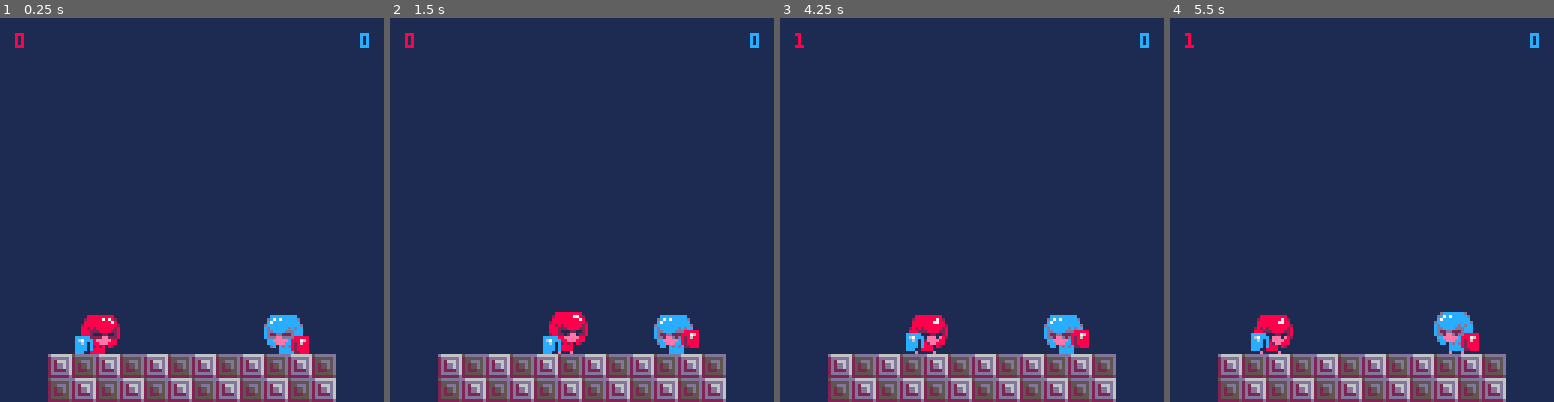
Above: before the commit, frames 1-4 (left to right).
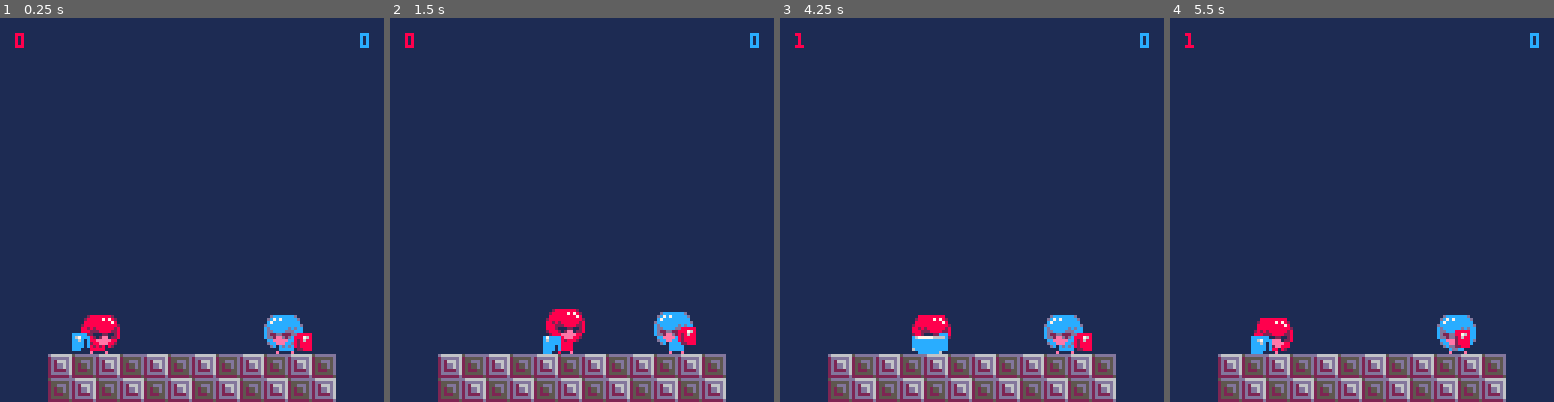
Above: after the commit, the same moments.

Repository: davidjtferguson/dancejab
Game: PICO-8 cartridge jab.p8
The game is run twice, just before and just after one commit, with the same random seed, the same clock (stepped at 60 frames per second) and the same inputs.
Inputs:
- Up to frame 1 (0.25 s): no input
- Up to frame 2 (1.5 s): tap X (X key) at 0.33, 1.07 s; tap O (Z key) at 0.7 s
- Up to frame 3 (4.25 s): hold Right 1.6-2.1 s; tap O (Z key) every 0.4 s from 1.7 to 4.1 s; tap X (X key) at 1.85, 2.97, 4.08 s; hold Right 2.47-3.03 s; hold Left 3.08-3.58 s; hold Right from 4.02 s (still down)
- Up to frame 4 (5.5 s): tap O (Z key) at 4.5, 4.9, 5.3 s; release Right at 4.68 s; hold Left from 5.08 s (still down); tap X (X key) at 5.2 s

The runs differ from the first frame. In frame 1, 0.5% of the frame differs, in the area x 18-82%, y 77-88%; in frame 2, 1.1%; in frame 3, 1.0%; in frame 4, 1.1%, in the area x 21-81%, y 76-88%.

Commit message:
updated idle and jab anims, WIP song work

Diff:
--- a/jab.p8
+++ b/jab.p8
@@ -62,7 +62,7 @@
   xvel=0,
   y=96,
   yvel=0,
-  anim=createanim({64,66,68,70}, 6),
+  anim=createanim({224,226,228,230,232,234,236,238},5),
   flipped=flipped,
   state="none",
   statetimer=0,
@@ -86,7 +86,7 @@
 
 --todo: remove _init call
 -- & put music(0) in init
-music(0)
+--music(0)
 
 function _init()
  --duped in draw,
@@ -185,7 +185,7 @@
  if btnp(🅾️,av.no) then
   sfx(9+flr(rnd(2)))
   av.state="jab"
-  av.anim=createanim({72,74,76},{3,1,3},false)
+  av.anim=createanim({72,74,76},{3,6,1},false)
   av.statetimer=av.jabframes
   createhitbox(av.jabwidth,av.jabheight,av)
  end
@@ -256,7 +256,7 @@
   end
  elseif av.state=="jab" then
   if av.statetimer==0 then
-   av.anim=createanim(100)
+   av.anim=createanim({78,44,100},{3,3,5},false)
    av.state="jablag"
    av.statetimer=av.jablagframes
   end
@@ -288,7 +288,7 @@
 
  if av.statetimer==0 then
   if av.state!="none" then
-   av.anim=createanim({64,66,68,70},6)
+   av.anim=createanim({224,226,228,230,232,234,236,238},5)
   end
 
   av.state="none"
Not shown, changed: 74 lines of the sprite sheet (__gfx__) section of jab.p8
Not shown, changed: the sound effects (__sfx__) section of jab.p8
